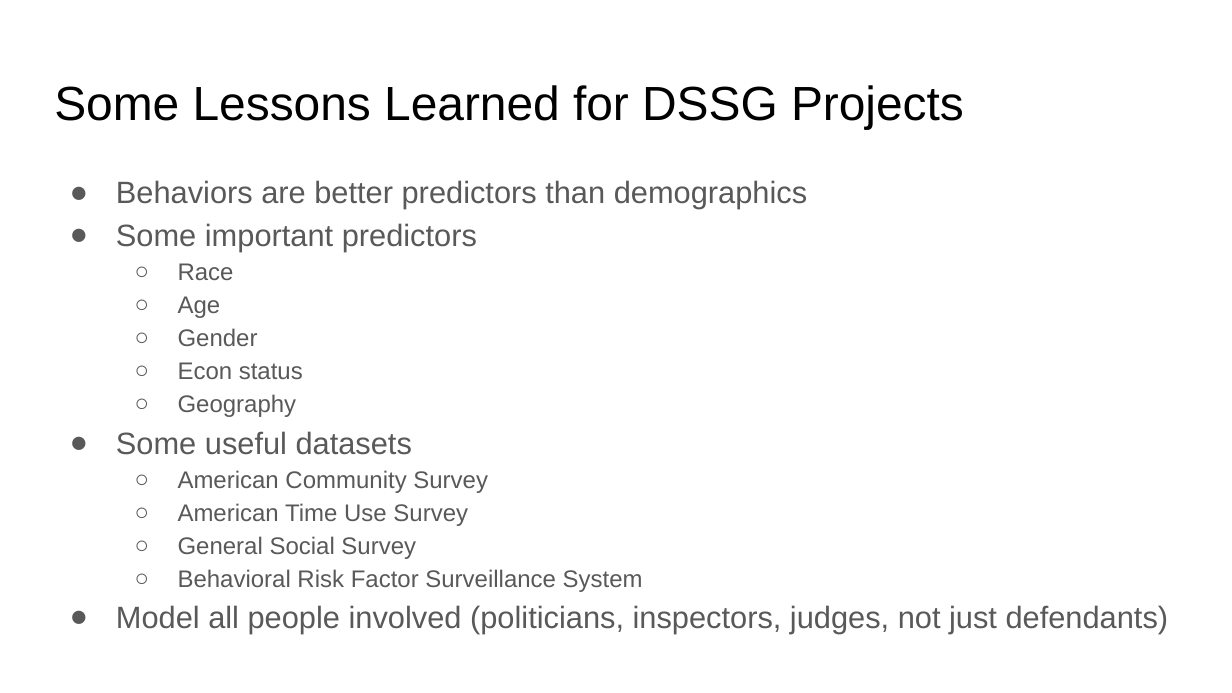
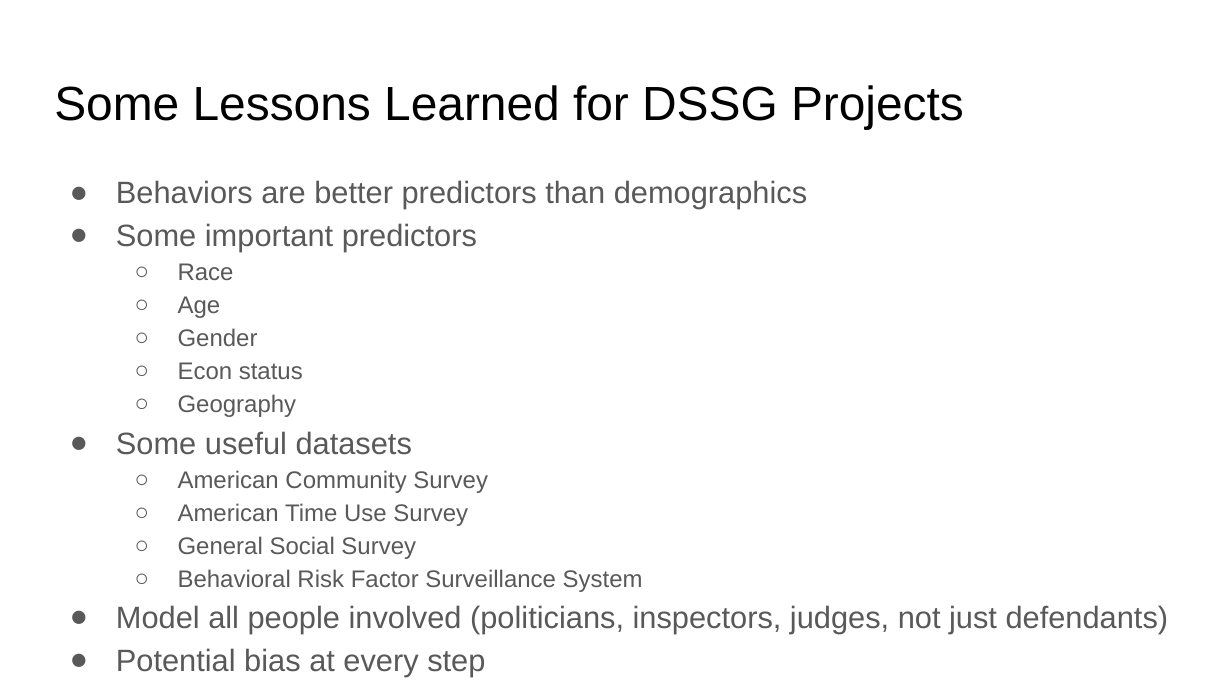
Before and after one commit to dssg/hitchhikers-guide, a slide deck: slide 18 of curriculum/3_modeling_and_machine_learning/quantitative-social-science/We're All Social Scientists Now.pptx. Drawn at 1232x693 pixels with LibreOffice and Linux fonts; fonts in the diff are those of the drawing. Boxes give left, top, right and bottom in pixels: in the first picture for what was removed or moved away, otherwise in the second. Text is boxed around its words. In the diff, an @@ line names an element or a change of style, - is before the commit and + after.

```diff
--- a/curriculum/3_modeling_and_machine_learning/quantitative-social-science/We're All Social Scientists Now.pptx
+++ b/curriculum/3_modeling_and_machine_learning/quantitative-social-science/We're All Social Scientists Now.pptx
@@ text at bbox=[116, 648, 485, 676]: paragraph added @@
+● Potential bias at every step
```
Also in this commit, not shown: 1 other file.
